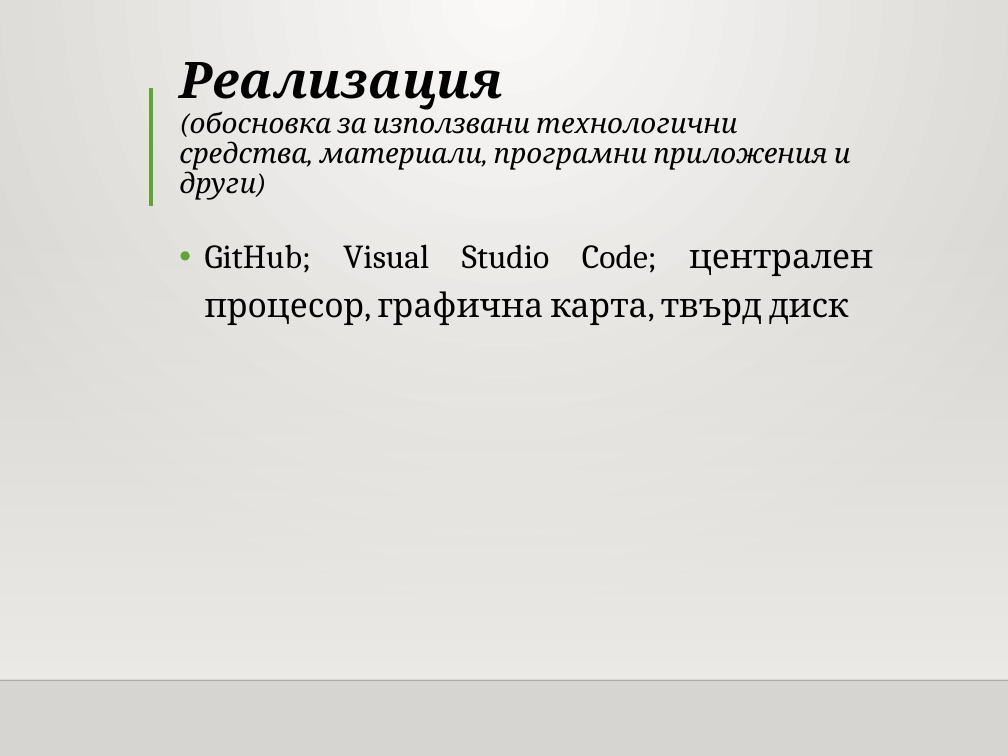
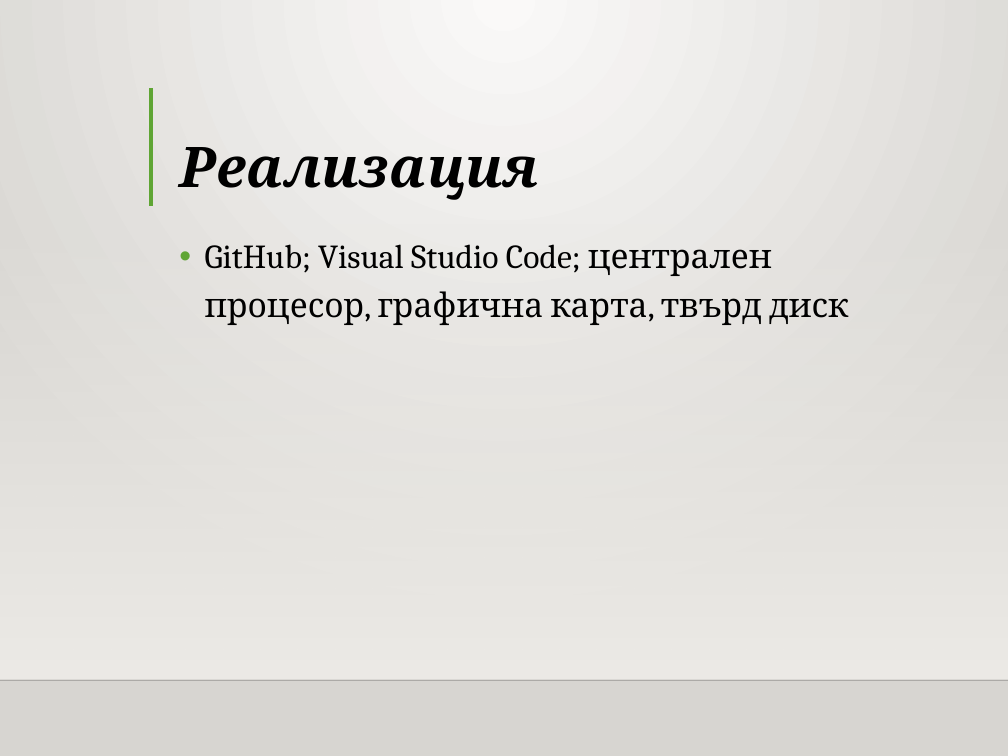
Before and after one commit to Foloundev/kompSistemaUchilishte, a slide deck: slide 5 of Predstaviane_na_proekt.pptx. Drawn at 1008x756 pixels with LibreOffice and Linux fonts; fonts in the diff are those of the drawing; background and template pictures are left out. Boxes give left, top, right and bottom in pixels: in the first picture for what was removed or moved away, otherwise in the second. Text is boxed around its words. In the diff, an @@ line names an element or a change of style, - is before the commit and + after.

```diff
--- a/Predstaviane_na_proekt.pptx
+++ b/Predstaviane_na_proekt.pptx
@@ title at <box>179,147,539,200</box>: text changed; size 19.8 to 40 pt; bold on @@
-Реализация
-(обосновка за използвани технологични средства, материали, програмни приложения и други)
+Реализация
@@ text "GitHub; Visual Studio Code; централен ..." at <box>205,244,849,325</box>: alignment justified to left @@
```
Also in this commit, not shown: 5 other slides changed, 11 other files.
